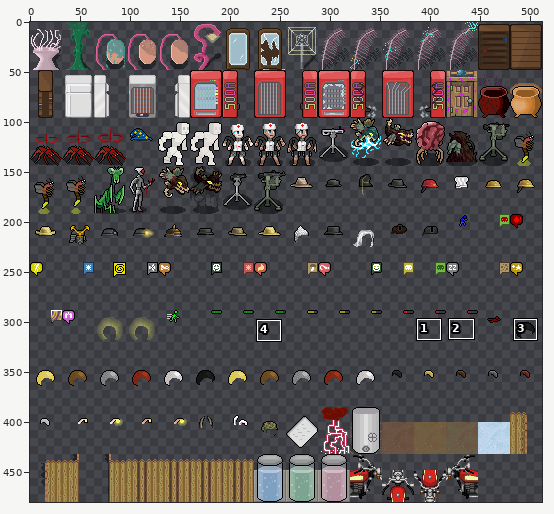
Two states of a sprite sheet, gfx/MshockXotto+/tall.png. The picture above shows the old version from afar; the outline marks the close-up.
Close-up. Earlier state:
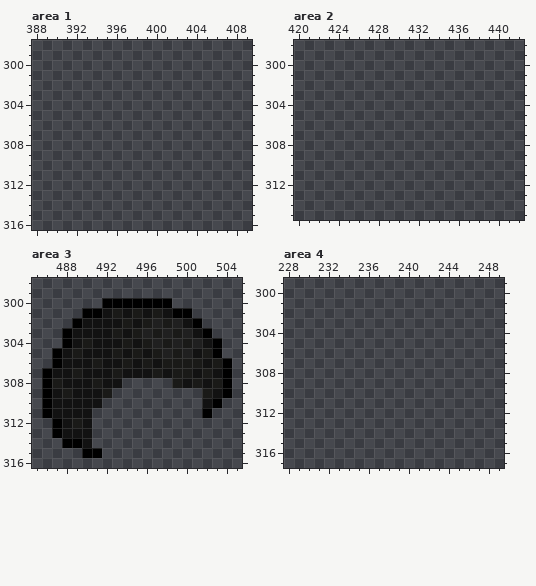
The file is 512x480 pixels. Pixels under 10% opacity are left out. Colours within 5 levels of each other are drawn and written as one. Shown: area 1: x 388..409, y 298..316; area 2: x 420..442, y 298..315; area 3: x 485..505, y 298..316; area 4: x 228..249, y 299..317. The commit also changed other parts of the picture, which this record leaves out.
After:
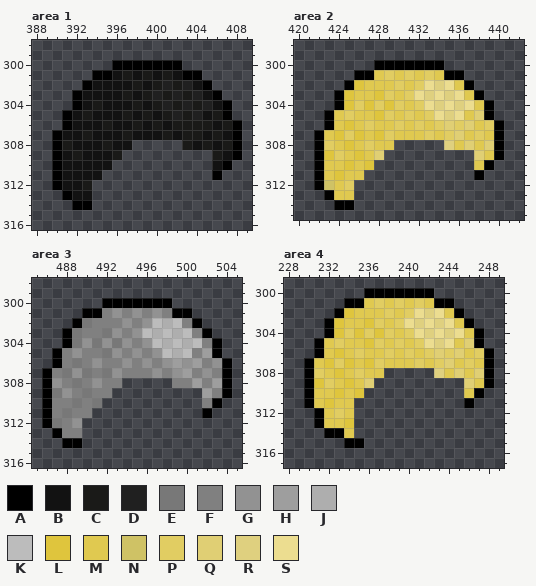
Palette (. is transparent): A #000000  B #121212  C #1a1a18  D #202020  E #787878  F #808080  G #929292  H #9e9e9e  J #aeaeae  K #bcbcbc  L #dfc53d  M #e0c950  N #cfc265  P #e1cd62  Q #e0cf74  R #dfd07f  S #ecdd90
Difference:
Changed rows in their new state; - is an unchanged pixel.
Area 1:
first column x 390:
300 ------AAAAAAA------
301 ----AABCBCBCBAA----
302 ---ABBBBCBCDCDBA---
303 --ABBBBCBCDCDCDBA--
304 --ABCBBBCBCDCDCDBA-
305 -ABCBBBCBCBCDCDBCA-
306 -ABBBCBBCBCBCCCCBCA
307 ABBCBBBCBBBCBCCBCBA
308 ACBBBCBB-----CBCBCA
309 ABCBBBC---------CBA
310 ABBBBB----------BA-
311 ABBBB-----------A--
312 ABBC---------------
313 -ABB---------------
314 --AA---------------
Area 2:
first column x 422:
300 ------AAAAAAA------
301 ----AAMPMPMPMAA----
302 ---ALMMMPMPSRSMA---
303 --ALMMLPMPSRSRSMA--
304 --ALPLPLPMPSRSRSMA-
305 -AMPMMLPMPMPSRSMQA-
306 -AMLMPMMPMPMPQPQMPA
307 AMLPLMLPMMMPMPQMPMA
308 APMLMPMM-----RMQMQA
309 ALPMLMQ---------QMA
310 AMMLML----------MA-
311 AMLMM-----------A--
312 ANMP---------------
313 -AMM---------------
314 --AA---------------
Area 3:
first column x 486:
301 ------FGFGFGF-----
302 ----EFFFGFGKJKF---
303 ---EFFEGFGKJKJKF--
304 ---EGEGEGFGKJKJKF-
305 --FGFFEGFGFGKJKFH-
306 --FEFGFFGFGFGHGHFG
307 -FEGEFEGFFFGFGHFGF
308 -GFEFGFF-----FFHFH
309 -EGFEFF---------HF
310 -FFEFE----------F-
311 -FEFF-------------
312 AEFG.-------------
313 --FF.-------------
314 ----.-------------
315 ----..------------
Area 4:
first column x 230:
300 ------AAAAAAA------
301 ----AAMPMPMPMAA----
302 ---ALMMMPMPSRSMA---
303 --ALMMLPMPSRSRSMA--
304 --ALPLPLPMPSRSRSMA-
305 -AMPMMLPMPMPSRSMQA-
306 -AMLMPMMPMPMPQPQMPA
307 AMLPLMLPMMMPMPQMPMA
308 APMLMPMM-----RMQMQA
309 ALPMLMQ---------QMA
310 AMMLML----------MA-
311 AMLMM-----------A--
312 -AMPM--------------
313 -AMML--------------
314 --AAM--------------
315 ----AA-------------
Changed places in both close-ups, as pixel boxes (x1, y1, x2, y2):
added: (52, 60, 242, 210)
added: (314, 60, 504, 210)
changed: (42, 308, 222, 458)
added: (304, 288, 494, 448)
